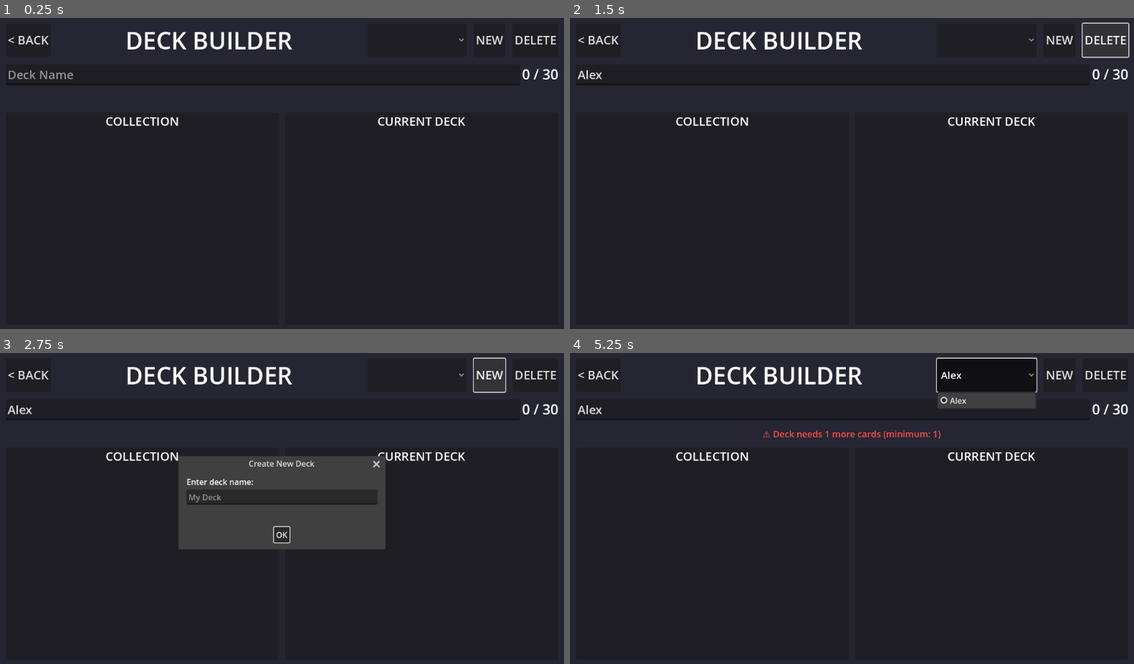
Above: before the commit, frames 1-4 (two rows, left to right).
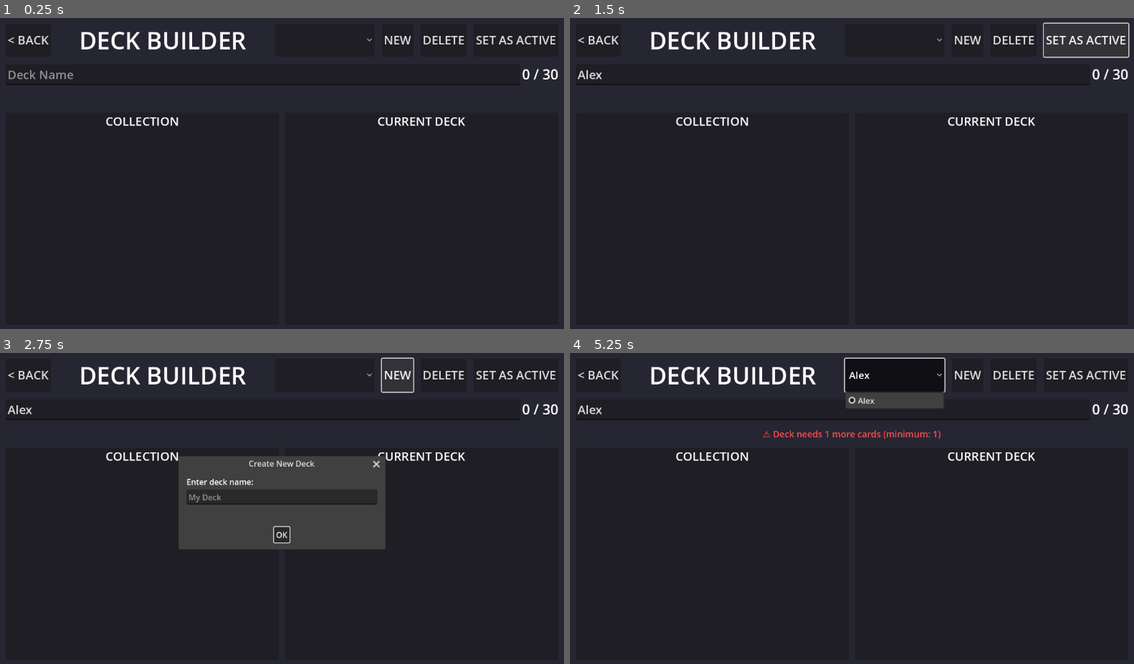
Above: after the commit, the same moments.

Repository: amari-charles/project-summoner
Game: Godot game, scene res://scenes/ui/deck_builder.tscn
The game is run twice, just before and just after one commit, with the same random seed, the same clock (stepped at 60 frames per second) and the same inputs. This scene is started directly instead of the project's main scene.
Inputs (mouse positions are in pixels of both pictures, inside the frame that each line leads up to):
- Up to frame 1 (0.25 s): no input
- Up to frame 2 (1.5 s): click (835, 73) at 0.52 s; type "Alex" at 0.6 s; click (1088, 39) at 1.25 s, where only the run after the commit has a clickable "SET AS ACTIVE"
- Up to frame 3 (2.75 s): click "NEW" at 2 s
- Up to frame 4 (5.25 s): click (852, 496) at 2.77 s; type "Alex" at 2.85 s; click "NEW" at 3.5 s; click "OK" at 4.25 s; click "Alex" at 5 s

The runs differ from the first frame. In frame 1, 1.6% of the frame differs, in the area x 14-99%, y 4-11%; in frame 2, 1.7%; in frame 3, 1.8%; in frame 4, 5.3%, in the area x 14-99%, y 1-18%.

Commit message:
feat: Integrate deck system with battle
Core Implementation:
- Created DeckLoader class to convert deck data → Card resources
- Modified Summoner to load player's deck from profile
- Added load_deck_from_profile flag to Summoner (backward compatible)
- Updated test_game.tscn: PlayerSummoner loads from profile
- Added selected_deck field to profile meta

Deck Builder UI:
- Added "SET AS ACTIVE" button to deck builder
- Shows "✓ ACTIVE DECK" when viewing active deck
- Button disabled for active deck
- Updates when switching decks

Player Flow:
1. Build deck in deck builder
2. Click "SET AS ACTIVE" to mark for battle
3. Start campaign battle → Deck loads automatically
4. Hand shows cards from your deck

Fixes:
- Battle now uses player's collection/deck instead of hardcoded cards
- AI enemy still uses hardcoded deck (as intended)
- Graceful fallback: uses first deck if none selected

🤖 Generated with [Claude Code](https://claude.com/claude-code)

Co-Authored-By: Claude <noreply@anthropic.com>

Diff:
--- a/scenes/battlefield/test_game.tscn
+++ b/scenes/battlefield/test_game.tscn
@@ -31,6 +31,7 @@
 [node name="PlayerSummoner" type="Node2D" parent="." groups=["player_summoners", "summoners"]]
 position = Vector2(100, 540)
 script = ExtResource("3_summoner")
+load_deck_from_profile = true
 starting_deck = Array[ExtResource("4_75405")]([ExtResource("5_warrior"), ExtResource("5_warrior"), ExtResource("5_warri …(181 unchanged characters)…
 
 [node name="PlayerInput" type="Node" parent="PlayerSummoner"]
--- a/scenes/ui/deck_builder.tscn
+++ b/scenes/ui/deck_builder.tscn
@@ -71,6 +71,12 @@
 theme_override_font_sizes/font_size = 24
 text = "DELETE"
 
+[node name="SetActiveButton" type="Button" parent="MarginContainer/VBoxContainer/Header"]
+unique_name_in_owner = true
+layout_mode = 2
+theme_override_font_sizes/font_size = 24
+text = "SET AS ACTIVE"
+
 [node name="DeckInfo" type="HBoxContainer" parent="MarginContainer/VBoxContainer"]
 layout_mode = 2
 
--- /dev/null
+++ b/scripts/core/deck_loader.gd
@@ -0,0 +1,101 @@
+extends Node
+class_name DeckLoader
+
+## DeckLoader - Converts profile deck data to Card resources for battle
+##
+## Static utility class that bridges the gap between:
+## - Profile deck data (array of card_instance_ids)
+## - Battle requirements (Array[Card] resources)
+
+## Load a specific deck by ID and convert to Card resources
+static func load_deck_for_battle(deck_id: String) -> Array[Card]:
+	var cards: Array[Card] = []
+
+	# Get services
+	var decks = _get_service("/root/Decks")
+	var collection = _get_service("/root/Collection")
+
+	if not decks or not collection:
+		push_error("DeckLoader: Required services not found!")
+		return cards
+
+	# Get deck data
+	var deck = decks.get_deck(deck_id)
+	if deck.is_empty():
+		push_error("DeckLoader: Deck not found: %s" % deck_id)
+		return cards
+
+	var card_instance_ids = deck.get("card_instance_ids", [])
+
+	if card_instance_ids.is_empty():
+		push_warning("DeckLoader: Deck '%s' is empty!" % deck.get("name", deck_id))
+		return cards
+
+	# Convert each card instance to a Card resource
+	for instance_id in card_instance_ids:
+		var card = _create_card_from_instance(instance_id, collection)
+		if card:
+			cards.append(card)
+		else:
+			push_warning("DeckLoader: Skipping invalid card instance: %s" % instance_id)
+
+	print("DeckLoader: Loaded %d cards from deck '%s'" % [cards.size(), deck.get("name", deck_id)])
+	return cards
+
+## Load the player's currently selected deck from profile
+static func load_player_deck() -> Array[Card]:
+	var profile_repo = _get_service("/root/ProfileRepo")
+	if not profile_repo:
+		push_error("DeckLoader: ProfileRepo not found!")
+		return []
+
+	var profile = profile_repo.get_active_profile()
+	if profile.is_empty():
+		push_error("DeckLoader: No active profile!")
+		return []
+
+	# Get selected deck ID
+	var deck_id = profile.get("meta", {}).get("selected_deck", "")
+
+	# If no deck selected, use first available deck
+	if deck_id == "":
+		var decks = _get_service("/root/Decks")
+		if decks:
+			var deck_list = decks.list_decks()
+			if deck_list.size() > 0:
+				deck_id = deck_list[0].get("id", "")
+				print("DeckLoader: No deck selected, using first deck: %s" % deck_list[0].get("name", ""))
+			else:
+				push_error("DeckLoader: No decks available!")
+				return []
+
+	return load_deck_for_battle(deck_id)
+
+## Create a Card resource from a card instance ID
+static func _create_card_from_instance(instance_id: String, collection) -> Card:
+	# Get card instance data
+	var card_data = collection.get_card(instance_id)
+	if card_data.is_empty():
+		return null
+
+	var catalog_id = card_data.get("catalog_id", "")
+	if catalog_id == "":
+		return null
+
+	# Load the Card resource for this catalog_id
+	# Card resources are stored at res://resources/cards/[catalog_id]_card.tres
+	var card_path = "res://resources/cards/%s_card.tres" % catalog_id
+	var card = load(card_path) as Card
+
+	if not card:
+		push_error("DeckLoader: Failed to load card resource: %s" % card_path)
+		return null
+
+	return card
+
+## Helper to get autoload service safely
+static func _get_service(path: String):
+	var tree = Engine.get_main_loop() as SceneTree
+	if tree and tree.root:
+		return tree.root.get_node_or_null(path)
+	return null
--- a/scripts/core/summoner.gd
+++ b/scripts/core/summoner.gd
@@ -10,6 +10,7 @@
 ## Deck and hand
 @export var starting_deck: Array[Card] = []
 @export var max_hand_size: int = 4
+@export var load_deck_from_profile: bool = false  # If true, load player's deck from profile
 
 ## Resources
 @export var mana_regen_rate: float = 1.0  # Mana per second
@@ -34,7 +35,15 @@
 	mana = MANA_MAX
 
 	# Initialize deck
-	deck = starting_deck.duplicate()
+	if load_deck_from_profile and team == Unit.Team.PLAYER:
+		# Load deck from player's profile
+		deck = DeckLoader.load_player_deck()
+		if deck.is_empty():
+			push_error("Summoner: Failed to load deck from profile! Using empty deck.")
+	else:
+		# Use exported starting_deck (for testing/AI)
+		deck = starting_deck.duplicate()
+
 	deck.shuffle()
 
 	# Draw starting hand
--- a/scripts/data/json_profile_repository.gd
+++ b/scripts/data/json_profile_repository.gd
@@ -547,6 +547,7 @@
 		"meta": {
 			"onboarding_complete": false,
 			"selected_hero": null,
+			"selected_deck": null,
 			"tutorial_flags": {},
 			"achievements": {},
 			"analytics_opt_in": false
--- a/scripts/ui/deck_builder.gd
+++ b/scripts/ui/deck_builder.gd
@@ -17,6 +17,7 @@
 @onready var deck_selector: OptionButton = %DeckSelector
 @onready var new_deck_button: Button = %NewDeckButton
 @onready var delete_deck_button: Button = %DeleteDeckButton
+@onready var set_active_button: Button = %SetActiveButton
 @onready var deck_name_edit: LineEdit = %DeckNameEdit
 @onready var card_count_label: Label = %CardCount
 @onready var validation_label: Label = %ValidationLabel
@@ -56,6 +57,7 @@
 	back_button.pressed.connect(_on_back_pressed)
 	new_deck_button.pressed.connect(_on_new_deck_pressed)
 	delete_deck_button.pressed.connect(_on_delete_deck_pressed)
+	set_active_button.pressed.connect(_on_set_active_pressed)
 	deck_selector.item_selected.connect(_on_deck_selected)
 	deck_name_edit.text_submitted.connect(_on_deck_name_changed)
 
@@ -136,6 +138,9 @@
 	# Update UI
 	deck_name_edit.text = current_deck_data.get("name", "Unnamed Deck")
 	deck_card_ids = current_deck_data.get("card_instance_ids", [])
+
+	# Check if this is the active deck
+	_update_active_deck_button()
 
 	# Refresh both collection and deck displays
 	# Collection needs refresh because different cards are now in deck
@@ -391,6 +396,40 @@
 		return
 
 	confirm_delete_dialog.popup_centered()
+
+func _on_set_active_pressed() -> void:
+	if current_deck_id == "":
+		push_warning("DeckBuilder: No deck selected to set as active")
+		return
+
+	# Set this deck as the active deck in profile
+	var profile_repo = get_node("/root/ProfileRepo")
+	if profile_repo:
+		var profile = profile_repo.get_active_profile()
+		if not profile.is_empty():
+			profile["meta"]["selected_deck"] = current_deck_id
+			profile_repo.save_profile()
+
+			_update_active_deck_button()
+			print("DeckBuilder: Set deck '%s' as active" % current_deck_data.get("name", current_deck_id))
+
+func _update_active_deck_button() -> void:
+	var profile_repo = get_node("/root/ProfileRepo")
+	if not profile_repo:
+		return
+
+	var profile = profile_repo.get_active_profile()
+	if profile.is_empty():
+		return
+
+	var active_deck_id = profile.get("meta", {}).get("selected_deck", "")
+
+	if active_deck_id == current_deck_id:
+		set_active_button.text = "✓ ACTIVE DECK"
+		set_active_button.disabled = true
+	else:
+		set_active_button.text = "SET AS ACTIVE"
+		set_active_button.disabled = false
 
 func _on_delete_confirmed() -> void:
 	if current_deck_id == "":
